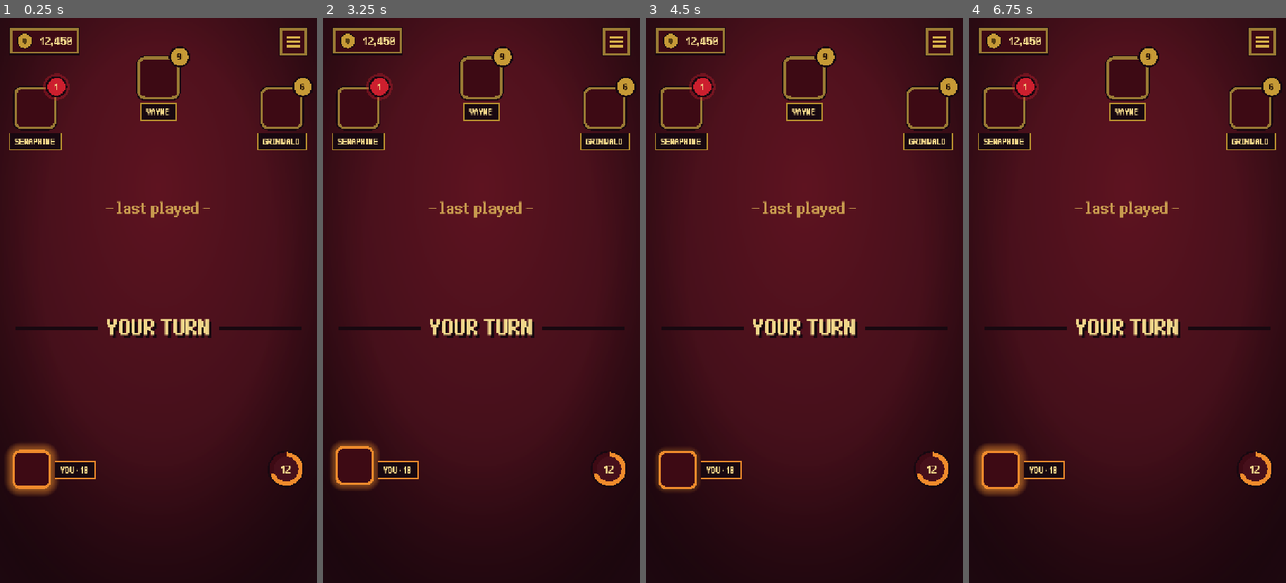
Above: before the commit, frames 1-4 (left to right).
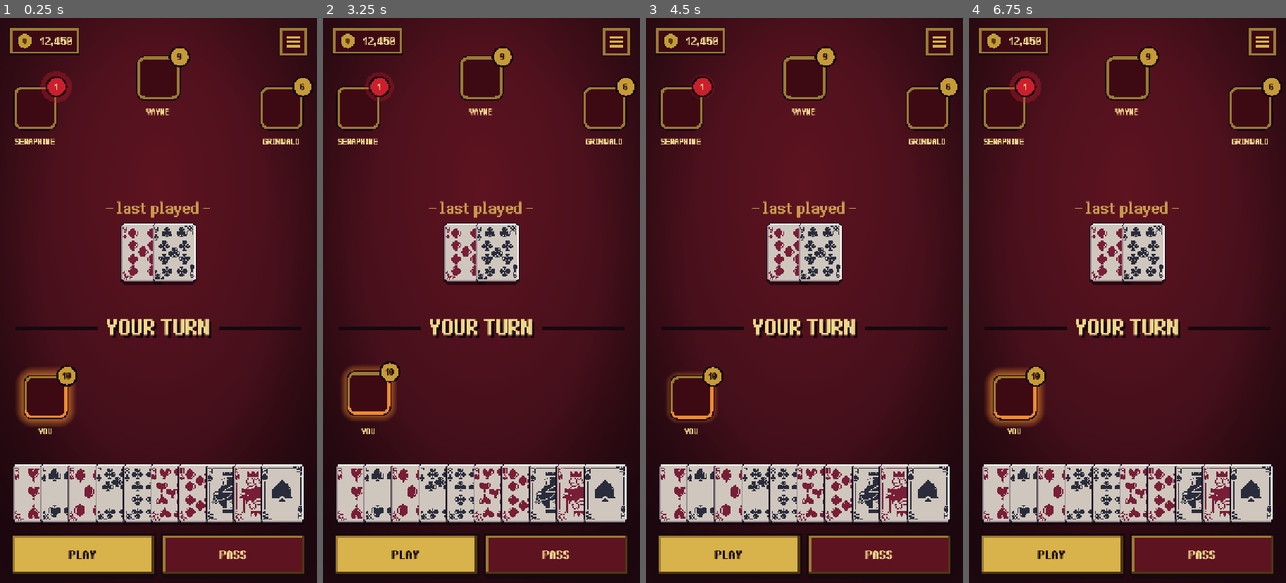
Above: after the commit, the same moments.

Repository: hail75/sam-loc-ascension
Game: Godot game, scene res://scenes/table/table_a.tscn
The game is run twice, just before and just after one commit, with the same random seed, the same clock (stepped at 60 frames per second) and the same inputs.
Inputs (mouse positions are in pixels of both pictures, inside the frame that each line leads up to):
- Up to frame 1 (0.25 s): no input
- Up to frame 2 (3.25 s): move the mouse to (551, 272) at 0.52 s; click (551, 272) at 0.67 s; tap Enter at 1.25 s; move the mouse to (418, 328) at 1.27 s; click (418, 328) at 1.42 s; move the mouse to (513, 176) at 2.02 s; click (513, 176) at 2.17 s; move the mouse to (465, 413) at 2.77 s; click (465, 413) at 2.92 s
- Up to frame 3 (4.5 s): move the mouse to (899, 385) at 3.52 s; click (899, 385) at 3.67 s; move the mouse to (709, 215) at 4.27 s; click (709, 215) at 4.42 s
- Up to frame 4 (6.75 s): move the mouse to (1143, 300) at 5.02 s; click (1143, 300) at 5.17 s; move the mouse to (1079, 159) at 5.77 s; click (1079, 159) at 5.92 s; move the mouse to (1197, 272) at 6.52 s; click (1197, 272) at 6.67 s

The runs differ from the first frame. In frame 1, 21% of the frame differs, in the area x 1-97%, y 9-99%; in frame 2, 21%; in frame 3, 20%; in frame 4, 21%.
Error before the commit: Parse Error: Cannot infer the type of "sel" variable because the value doesn't have a set type. (res://scenes/table/table_a.gd:97)

Commit message:
fix no card show

Diff:
--- a/scenes/card/card.gd
+++ b/scenes/card/card.gd
@@ -61,7 +61,7 @@
 	return at
 
 func _apply() -> void:
-	if not is_node_ready():
+	if _face == null or _shadow == null:
 		return
 	var card_size := Vector2(float(card_width), card_height())
 	custom_minimum_size = card_size
--- a/scenes/seat/seat.gd
+++ b/scenes/seat/seat.gd
@@ -2,9 +2,12 @@
 class_name Seat
 extends Control
 
-## A player seat: rounded beveled avatar frame + count badge + name plate.
-## Reused for opponents (badge + name below) and for the player (label to the
-## right, no badge, `active` = your-turn ember aura + bob). Rendering only.
+## A player seat: rounded avatar frame + count badge + name plate.
+## One layout for everyone — name below, count badge on the top-right corner.
+## `active` marks whose turn it is: the avatar bobs and its frame border becomes
+## a depleting ember ring driven by `turn_progress` (the turn countdown, running
+## out at the top-right). A seat holding one card (`card_count <= 1`) glows red
+## as a danger marker. Rendering only — no rules, no timing.
 
 const FONT: Font = preload("res://assets/fonts/dearpix.ttf")
 const GAP := 8.0
@@ -13,7 +16,7 @@
 const BORDER := 6.0
 const BOB_AMP := 10.0       # how high the active avatar hops (px)
 const BOB_PERIOD := 2.2     # seconds per hop
-const PULSE_PERIOD := 1.6   # seconds per aura pulse
+const PULSE_PERIOD := 1.6   # seconds per danger/aura pulse
 
 @export var hero_name: String = "SERAPHINE":
 	set(v):
@@ -22,28 +25,23 @@
 @export var card_count: int = 10:
 	set(v):
 		card_count = v
+		_update_processing()
 		queue_redraw()
-## Red glowing badge (low-card / danger marker, e.g. the mockup's Seraphine).
-@export var leader: bool = false:
-	set(v):
-		leader = v
-		queue_redraw()
-## Whose turn it is: ember aura + bobbing animation on this avatar.
+## Whose turn it is: ember ring + bobbing animation on this avatar.
 @export var active: bool = false:
 	set(v):
 		active = v
-		if is_node_ready():
-			set_process(v)
+		_update_processing()
+		queue_redraw()
+## Turn countdown, 1.0 = full ring, 0.0 = empty. Drawn only when `active`.
+@export_range(0.0, 1.0) var turn_progress: float = 1.0:
+	set(v):
+		turn_progress = clampf(v, 0.0, 1.0)
 		queue_redraw()
 @export var show_badge: bool = true:
 	set(v):
 		show_badge = v
 		queue_redraw()
-## false = name plate below the avatar; true = label to the right (player style).
-@export var label_right: bool = false:
-	set(v):
-		label_right = v
-		_refresh()
 @export var avatar_size: float = 96.0:
 	set(v):
 		avatar_size = v
@@ -58,18 +56,20 @@
 
 func _ready() -> void:
 	_refresh()
-	set_process(active)
+	_update_processing()
 
 func _process(delta: float) -> void:
 	_t += delta
 	queue_redraw()
 
+## Animate while it's our turn or while we're in danger (the red aura pulses).
+func _update_processing() -> void:
+	if is_node_ready():
+		set_process(active or card_count <= 1)
+
 func _refresh() -> void:
 	var plate := _plate_size()
-	if label_right:
-		custom_minimum_size = Vector2(avatar_size + GAP + plate.x, maxf(avatar_size, plate.y))
-	else:
-		custom_minimum_size = Vector2(maxf(avatar_size, plate.x), avatar_size + GAP + plate.y)
+	custom_minimum_size = Vector2(maxf(avatar_size, plate.x), avatar_size + GAP + plate.y)
 	queue_redraw()
 
 func _plate_size() -> Vector2:
@@ -80,7 +80,7 @@
 	var bob := 0.0
 	if active:
 		bob = -BOB_AMP * (0.5 - 0.5 * cos(_t * TAU / BOB_PERIOD))
-	var ax := 0.0 if label_right else (size.x - avatar_size) * 0.5
+	var ax := (size.x - avatar_size) * 0.5
 	var av := Rect2(Vector2(ax, bob), Vector2(avatar_size, avatar_size))
 
 	_draw_avatar(av)
@@ -94,6 +94,11 @@
 	outline.anti_aliasing = false
 	outline.bg_color = Palette.OUTLINE
 	outline.set_corner_radius_all(int(RADIUS + 3.0))
+	if active:
+		# Soft ember glow while it's our turn.
+		var pulse := 0.5 + 0.5 * sin(_t * TAU / PULSE_PERIOD)
+		outline.shadow_color = Color(Palette.EMBER, lerpf(0.25, 0.6, pulse))
+		outline.shadow_size = int(lerpf(10.0, 20.0, pulse))
 	draw_style_box(outline, av.grow(3.0))
 
 	var frame := StyleBoxFlat.new()
@@ -101,24 +106,65 @@
 	frame.bg_color = Palette.FRAME
 	frame.set_corner_radius_all(int(RADIUS))
 	frame.set_border_width_all(int(BORDER))
-	frame.border_color = Palette.EMBER if active else Palette.BEVEL_HI
-	if active:
-		# Pulsing ember aura via the style box's soft shadow.
-		var pulse := 0.5 + 0.5 * sin(_t * TAU / PULSE_PERIOD)
-		frame.shadow_color = Color(Palette.EMBER, lerpf(0.25, 0.6, pulse))
-		frame.shadow_size = int(lerpf(10.0, 20.0, pulse))
+	# Base border colour; the active ember ring is drawn on top as a depleting arc.
+	frame.border_color = Palette.BEVEL_HI
 	draw_style_box(frame, av)
 
 	if avatar:
 		draw_texture_rect(avatar, av.grow(-BORDER), false)
 
+	if active:
+		_draw_turn_ring(av)
+
+## Depleting ember border tracing the frame's rounded-rect perimeter clockwise
+## from the top-right corner; the gap (the "used up" time) opens at the top-right.
+func _draw_turn_ring(av: Rect2) -> void:
+	if turn_progress <= 0.0:
+		return
+	# Trace along the border centre-line so the ring sits on the frame edge.
+	var inset := BORDER * 0.5
+	var pts := _rr_points(av.grow(-inset), RADIUS - inset, 6)
+	var n := pts.size()
+	var k := int(round(turn_progress * (n - 1)))
+	if k >= 1:
+		draw_polyline(pts.slice(0, k + 1), Palette.EMBER, BORDER, false)
+
+## Points tracing a rounded rect clockwise, starting at the top edge's right end
+## (the top-right corner). `seg` = arc subdivisions per corner.
+func _rr_points(rect: Rect2, rad: float, seg: int) -> PackedVector2Array:
+	var r := clampf(rad, 0.0, minf(rect.size.x, rect.size.y) * 0.5)
+	var x1 := rect.position.x
+	var y1 := rect.position.y
+	var x2 := rect.position.x + rect.size.x
+	var y2 := rect.position.y + rect.size.y
+	var pts := PackedVector2Array()
+	# top-right corner: up -> right
+	_arc(pts, Vector2(x2 - r, y1 + r), r, -PI * 0.5, 0.0, seg)
+	# bottom-right corner: right -> down
+	_arc(pts, Vector2(x2 - r, y2 - r), r, 0.0, PI * 0.5, seg)
+	# bottom-left corner: down -> left
+	_arc(pts, Vector2(x1 + r, y2 - r), r, PI * 0.5, PI, seg)
+	# top-left corner: left -> up
+	_arc(pts, Vector2(x1 + r, y1 + r), r, PI, PI * 1.5, seg)
+	# close back to the start (top edge, right end)
+	pts.append(Vector2(x2 - r, y1))
+	return pts
+
+func _arc(pts: PackedVector2Array, center: Vector2, rad: float, a0: float, a1: float, seg: int) -> void:
+	for i in seg + 1:
+		var a: float = lerpf(a0, a1, float(i) / seg)
+		pts.append(center + Vector2(cos(a), sin(a)) * rad)
+
 func _draw_badge(av: Rect2) -> void:
 	# Centred on the avatar's top-right corner so it sits half outside the frame.
+	var danger := card_count <= 1
 	var bc := av.position + Vector2(av.size.x, 0.0)
-	var fill := Palette.BADGE_RED if leader else Palette.COIN
-	var ink := Palette.GOLD_HI if leader else Color("241208")
-	if leader:
-		draw_circle(bc, BADGE * 0.5 + 10.0, Color(Palette.BADGE_RED, 0.35))  # red glow
+	var fill := Palette.BADGE_RED if danger else Palette.COIN
+	var ink := Palette.GOLD_HI if danger else Color("241208")
+	if danger:
+		# Pulsing red aura around the badge.
+		var pulse := 0.5 + 0.5 * sin(_t * TAU / PULSE_PERIOD)
+		draw_circle(bc, BADGE * 0.5 + lerpf(8.0, 16.0, pulse), Color(Palette.BADGE_RED, lerpf(0.15, 0.35, pulse)))
 	draw_circle(bc, BADGE * 0.5 + 4.0, Palette.OUTLINE)
 	draw_circle(bc, BADGE * 0.5, fill)
 	PixelDraw.text_centered(self, Rect2(bc - Vector2(BADGE, BADGE) * 0.5, Vector2(BADGE, BADGE)),
@@ -126,13 +172,6 @@
 
 func _draw_plate(av: Rect2) -> void:
 	var plate := _plate_size()
-	var pr: Rect2
-	if label_right:
-		# Vertically centred on the avatar's resting position (does not bob).
-		pr = Rect2(Vector2(avatar_size + GAP, (avatar_size - plate.y) * 0.5), plate)
-	else:
-		pr = Rect2(Vector2((size.x - plate.x) * 0.5, avatar_size + GAP), plate)
-	var border := Palette.EMBER if active else Palette.GOLD_DK
-	draw_rect(pr, border)
-	draw_rect(pr.grow(-2.0), Palette.OUTLINE)
+	# Name below the avatar — text only, no box.
+	var pr := Rect2(Vector2((size.x - plate.x) * 0.5, avatar_size + GAP), plate)
 	PixelDraw.text_centered(self, pr, FONT, 24, hero_name, Palette.GOLD_HI)
--- a/scenes/table/table_a.gd
+++ b/scenes/table/table_a.gd
@@ -33,7 +33,8 @@
 
 func _ready() -> void:
 	_chrome.coins = coins
-	_seat_you.hero_name = "YOU · %d" % you_count
+	_seat_you.hero_name = "YOU"
+	_seat_you.card_count = you_count
 	if not Engine.is_editor_hint():
 		_play_btn.pressed.connect(_on_play)
 		_pass_btn.pressed.connect(_on_pass)
@@ -94,7 +95,7 @@
 
 func _on_card_input(event: InputEvent, card: Card) -> void:
 	if event is InputEventMouseButton and event.button_index == MOUSE_BUTTON_LEFT and event.pressed:
-		var sel := not _selected.get(card, false)
+		var sel: bool = not _selected.get(card, false)
 		_selected[card] = sel
 		card.position.y = -SELECT_LIFT if sel else 0.0
 		card.z_index = 1 if sel else 0
--- a/scenes/table/table_a.tscn
+++ b/scenes/table/table_a.tscn
@@ -1,10 +1,9 @@
-[gd_scene load_steps=10 format=3 uid="uid://c0samloctablea1"]
+[gd_scene load_steps=9 format=3 uid="uid://c0samloctablea1"]
 
 [ext_resource type="Script" path="res://scenes/table/table_a.gd" id="1_table"]
 [ext_resource type="Script" path="res://scenes/table/table_chrome.gd" id="2_chrome"]
 [ext_resource type="PackedScene" uid="uid://dba7rw8b1mk4g" path="res://scenes/seat/seat.tscn" id="3_seat"]
 [ext_resource type="PackedScene" uid="uid://dba7rwqsll8rg" path="res://scenes/ui/pixel_button.tscn" id="4_btn"]
-[ext_resource type="PackedScene" uid="uid://dba7rxagd6c4g" path="res://scenes/ui/turn_timer.tscn" id="5_timer"]
 
 [sub_resource type="Gradient" id="Gradient_bg"]
 offsets = PackedFloat32Array(0, 0.55, 1)
@@ -79,7 +78,6 @@
 mouse_filter = 2
 hero_name = "SERAPHINE"
 card_count = 1
-leader = true
 
 [node name="SeatVayne" parent="." instance=ExtResource("3_seat")]
 layout_mode = 1
@@ -118,29 +116,16 @@
 layout_mode = 1
 anchor_top = 1.0
 anchor_bottom = 1.0
-offset_left = 28.0
-offset_top = -300.0
-offset_right = 320.0
-offset_bottom = -200.0
+offset_left = 24.0
+offset_top = -468.0
+offset_right = 184.0
+offset_bottom = -288.0
 grow_vertical = 0
 mouse_filter = 2
-hero_name = "YOU · 10"
-avatar_size = 88.0
+hero_name = "YOU"
+card_count = 10
 active = true
-show_badge = false
-label_right = true
-
-[node name="TurnTimer" parent="." instance=ExtResource("5_timer")]
-layout_mode = 1
-anchor_top = 1.0
-anchor_bottom = 1.0
-offset_left = 608.0
-offset_top = -300.0
-offset_right = 692.0
-offset_bottom = -216.0
-grow_vertical = 0
-mouse_filter = 2
-value = "12"
+turn_progress = 0.7
 
 [node name="Hand" type="Control" parent="."]
 layout_mode = 1
--- a/scenes/ui/pixel_button.gd
+++ b/scenes/ui/pixel_button.gd
@@ -49,7 +49,7 @@
 
 func _draw() -> void:
 	var face_size := Vector2(size.x, size.y - DROP)
-	var disabled := variant == Variant.DISABLED
+	var disabled: bool = variant == Variant.DISABLED
 
 	# Hard drop shadow (hidden while pressed / disabled).
 	if not _pressed and not disabled:
--- a/scenes/ui/turn_timer.gd
+++ /dev/null
@@ -1,43 +0,0 @@
-@tool
-class_name TurnTimer
-extends Control
-
-## Conic countdown ring (the mockup's turn timer). Rendering only — a caller
-## sets `progress` (1.0 = full) and `value` (the number shown). No timing logic.
-
-const FONT: Font = preload("res://assets/fonts/dearpix.ttf")
-
-@export_range(0.0, 1.0) var progress: float = 0.7:
-	set(v):
-		progress = clampf(v, 0.0, 1.0)
-		queue_redraw()
-@export var value: String = "12":
-	set(v):
-		value = v
-		queue_redraw()
-@export var inner_color: Color = Palette.TABLE_LO:
-	set(v):
-		inner_color = v
-		queue_redraw()
-@export var font_size: int = 32:
-	set(v):
-		font_size = v
-		queue_redraw()
-
-func _draw() -> void:
-	var r := minf(size.x, size.y) * 0.5
-	var c := size * 0.5
-	draw_circle(c, r, Palette.OUTLINE)        # outline ring
-	draw_circle(c, r - 4.0, Palette.FRAME)    # unfilled track
-
-	if progress > 0.0:
-		var pts := PackedVector2Array([c])
-		var steps := 48
-		var start := -PI * 0.5
-		for i in steps + 1:
-			var a: float = lerpf(start, start + TAU * progress, float(i) / steps)
-			pts.append(c + Vector2(cos(a), sin(a)) * (r - 4.0))
-		draw_colored_polygon(pts, Palette.EMBER)
-
-	draw_circle(c, r - 14.0, inner_color)     # sunken disc
-	PixelDraw.text_centered(self, Rect2(Vector2.ZERO, size), FONT, font_size, value, Palette.GOLD_HI)
--- a/scenes/ui/turn_timer.tscn
+++ /dev/null
@@ -1,7 +0,0 @@
-[gd_scene format=3 uid="uid://dba7rxagd6c4g"]
-
-[ext_resource type="Script" path="res://scenes/ui/turn_timer.gd" id="1_timer"]
-
-[node name="TurnTimer" type="Control"]
-custom_minimum_size = Vector2(42, 42)
-script = ExtResource("1_timer")
Not shown, removed: scenes/ui/turn_timer.gd.uid
